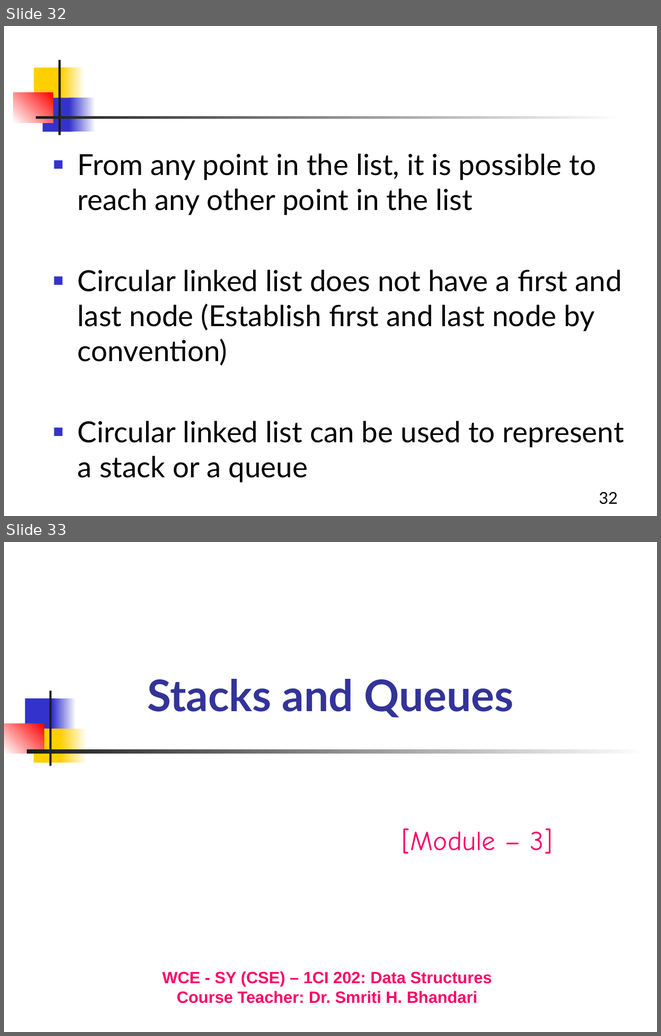
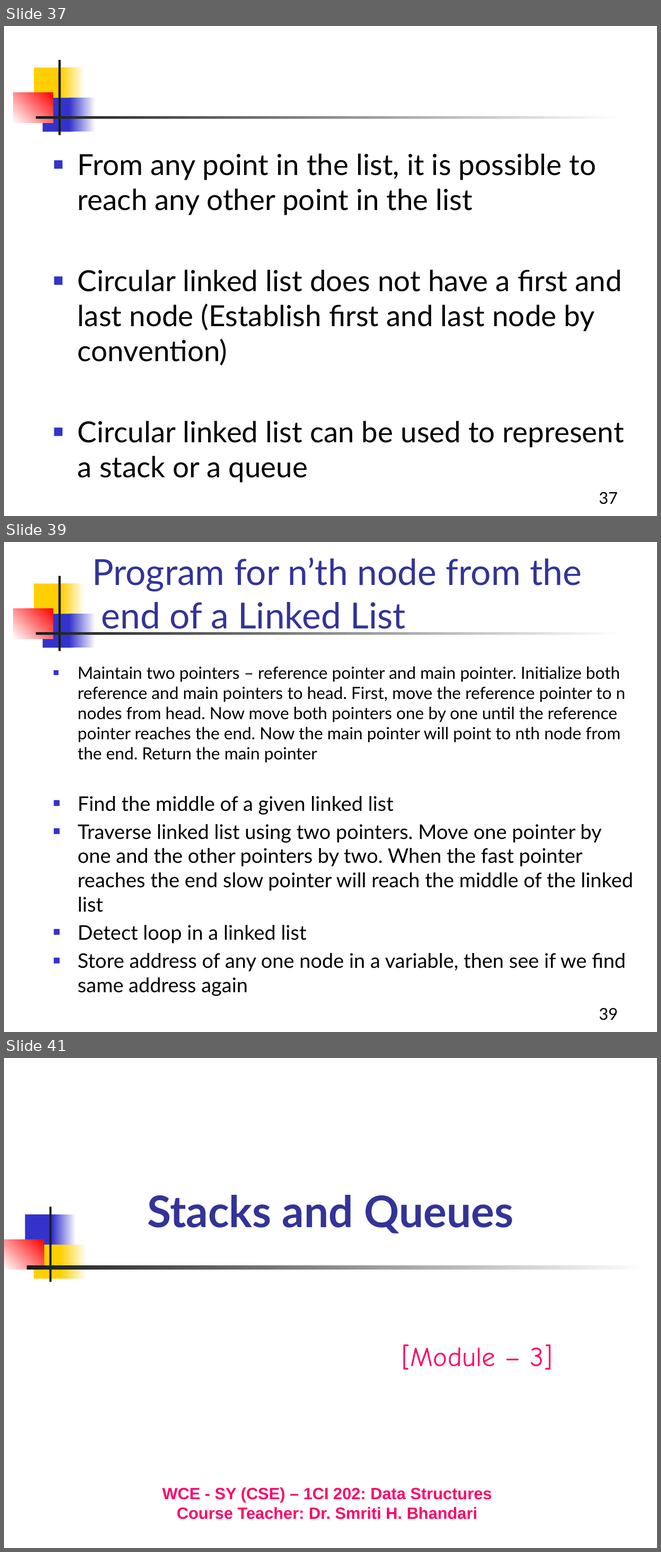
Before and after one commit to Aashishsharma/Learnings, a slide deck: DS and Algo/DS.pptx. Shown one above the other, each under a label of ours: slides 32 and 33 before the commit, slides 37, 39 and 41 after it; the slides between them are not shown. The pictures are 661x1036 and 661x1552 pixels, drawn with LibreOffice and Linux fonts; fonts in the diff are those of the drawing. Boxes give left, top, right and bottom in pixels: in the first picture for what was removed or moved away, otherwise in the second. Text is boxed around its words. In the diff, an @@ line names an element or a change of style, - is before the commit and + after.

```diff
--- a/DS and Algo/DS.pptx
+++ b/DS and Algo/DS.pptx
@@ slide 39 added at (4, 542, 657, 1032), background #FFFFFF; not listed: 7 template elements that a slide beside it also shows @@
@@ title added at (92, 557, 582, 635), 39.6 pt, text #333399 @@
+Program for n’th node from the
+end of a Linked List
@@ text added at (78, 666, 633, 971), 22.2 pt, text #000000 @@
+■ Maintain two pointers – reference pointer and main pointer. Initialize both reference and main pointers to head. First, move the reference pointer to n nodes from head. Now move both pointers one by one until the reference pointer reaches the end. Now the main pointer will point to nth node from the end. Return the main pointer
+■ Find the middle of a given linked list
+■ Traverse linked list using two pointers. Move one pointer by one and the other pointers by two. When the fast pointer reaches the end slow pointer will reach the middle of the linked list
+■ Detect loop in a linked list
+■ Store address of any one node in a variable, then see if we find same address again
@@ page number added at (599, 1007, 618, 1020), 18 pt, text #000000 @@
+39
@@ what was slide 32 is now slide 37 @@
@@ page number at (599, 491, 618, 504): text changed @@
-32
+37
@@ what was slide 33 is now slide 41 @@
```
Also in this commit, not shown: 2 slides changed, 7 other slides added, 2 other files.
